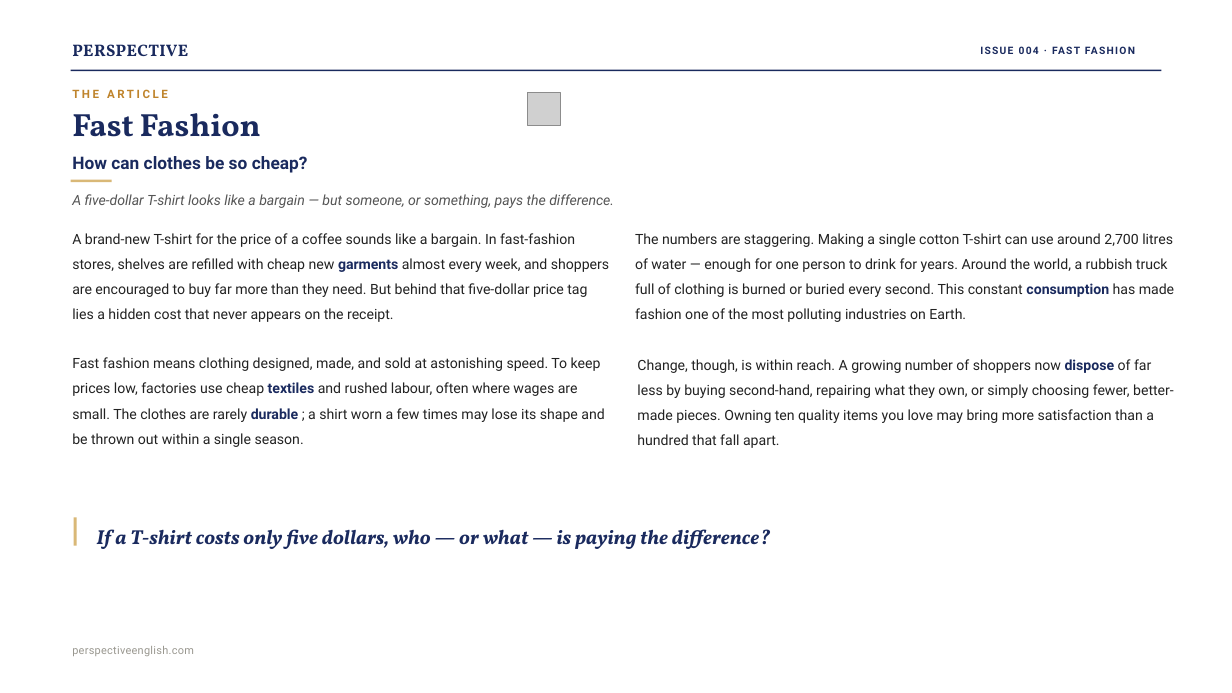
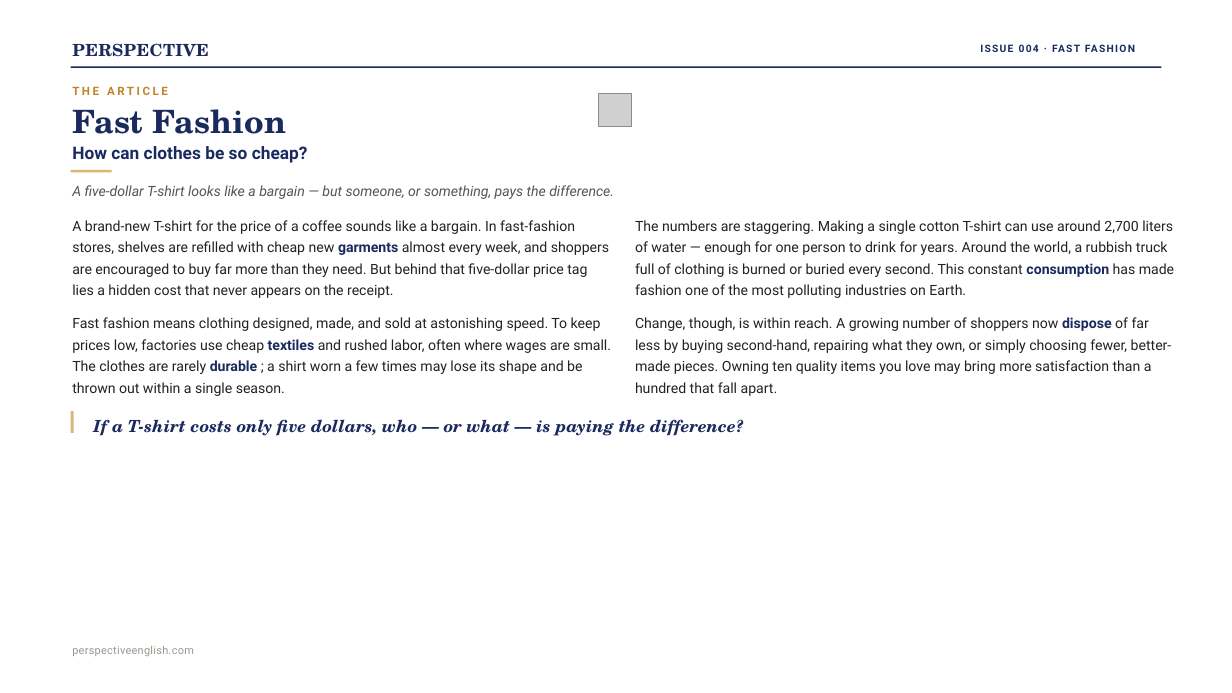
Before and after one commit to Swinka85/perspective-english, a slide deck: slide 7 of downloads/issue004-ppt.pptx. Drawn at 1232x693 pixels with LibreOffice and Linux fonts; fonts in the diff are those of the drawing; grey boxes stand for pictures. Boxes give left, top, right and bottom in pixels: in the first picture for what was removed or moved away, otherwise in the second. Text is boxed around its words. In the diff, an @@ line names an element or a change of style, - is before the commit and + after.

```diff
--- a/downloads/issue004-ppt.pptx
+++ b/downloads/issue004-ppt.pptx
@@ text "PERSPECTIVE" at bbox=[72, 43, 209, 57]: font Vollkorn to TeX Gyre Schola @@
@@ text "ISSUE 004 · FAST FASHION" rewrapped from bbox=[635, 308, 682, 319] to bbox=[979, 41, 1180, 58] @@
@@ text "Fast Fashion" at bbox=[72, 109, 286, 134]: font Vollkorn to TeX Gyre Schola @@
@@ picture: place and size @@
-picture at bbox=[527, 92, 560, 125]
+picture at bbox=[598, 93, 631, 126]
@@ 3 texts, 1 rectangle: place and size @@
-3 texts, 1 rectangle at bbox=[71, 156, 614, 322]
+3 texts, 1 rectangle at bbox=[71, 146, 614, 298]
@@ text "A brand-new T-shirt for the ..." at bbox=[72, 220, 609, 298]: line spacing 1.48 to 1.27 @@
@@ text at bbox=[635, 220, 1174, 298]: text changed @@
-The numbers are staggering. Making a single cotton T-shirt can use around 2,700 litres of water — enough for one person to drink for years. Around the world, a rubbish truck full of clothing is burned or buried every second. This constant consumption has made fashion one of the most polluting industries on Earth.
+The numbers are staggering. Making a single cotton T-shirt can use around 2,700 liters of water — enough for one person to drink for years. Around the world, a rubbish truck full of clothing is burned or buried every second. This constant consumption has made fashion one of the most polluting industries on Earth.
@@ text at bbox=[72, 317, 611, 396]: text changed @@
-Fast fashion means clothing designed, made, and sold at astonishing speed. To keep prices low, factories use cheap textiles and rushed labour, often where wages are small. The clothes are rarely durable ; a shirt worn a few times may lose its shape and be thrown out within a single season.
+Fast fashion means clothing designed, made, and sold at astonishing speed. To keep prices low, factories use cheap textiles and rushed labor, often where wages are small. The clothes are rarely durable ; a shirt worn a few times may lose its shape and be thrown out within a single season.
@@ text "Change, though, is within reach. ..." at bbox=[635, 317, 1172, 396]: line spacing 1.48 to 1.27 @@
@@ text "Change, though, is within reach. ...": place and size @@
-text "Change, though, is within reach. ..." at bbox=[637, 359, 1174, 423]
+text "Change, though, is within reach. ..." at bbox=[635, 317, 1172, 396]
@@ rectangle: place and size @@
-rectangle at bbox=[74, 517, 77, 546]
+rectangle at bbox=[71, 411, 74, 432]
@@ text "If a T-shirt costs only ...": place and size @@
-text "If a T-shirt costs only ..." at bbox=[96, 529, 770, 549]
+text "If a T-shirt costs only ..." at bbox=[93, 419, 744, 436]
@@ text "If a T-shirt costs only ..." at bbox=[93, 419, 744, 436]: size 23.6 to 19.5 pt, font Vollkorn to TeX Gyre Schola; line spacing 1.2 to 1.14 @@
```
Also in this commit, not shown: 15 other slides changed, 5 other files.
